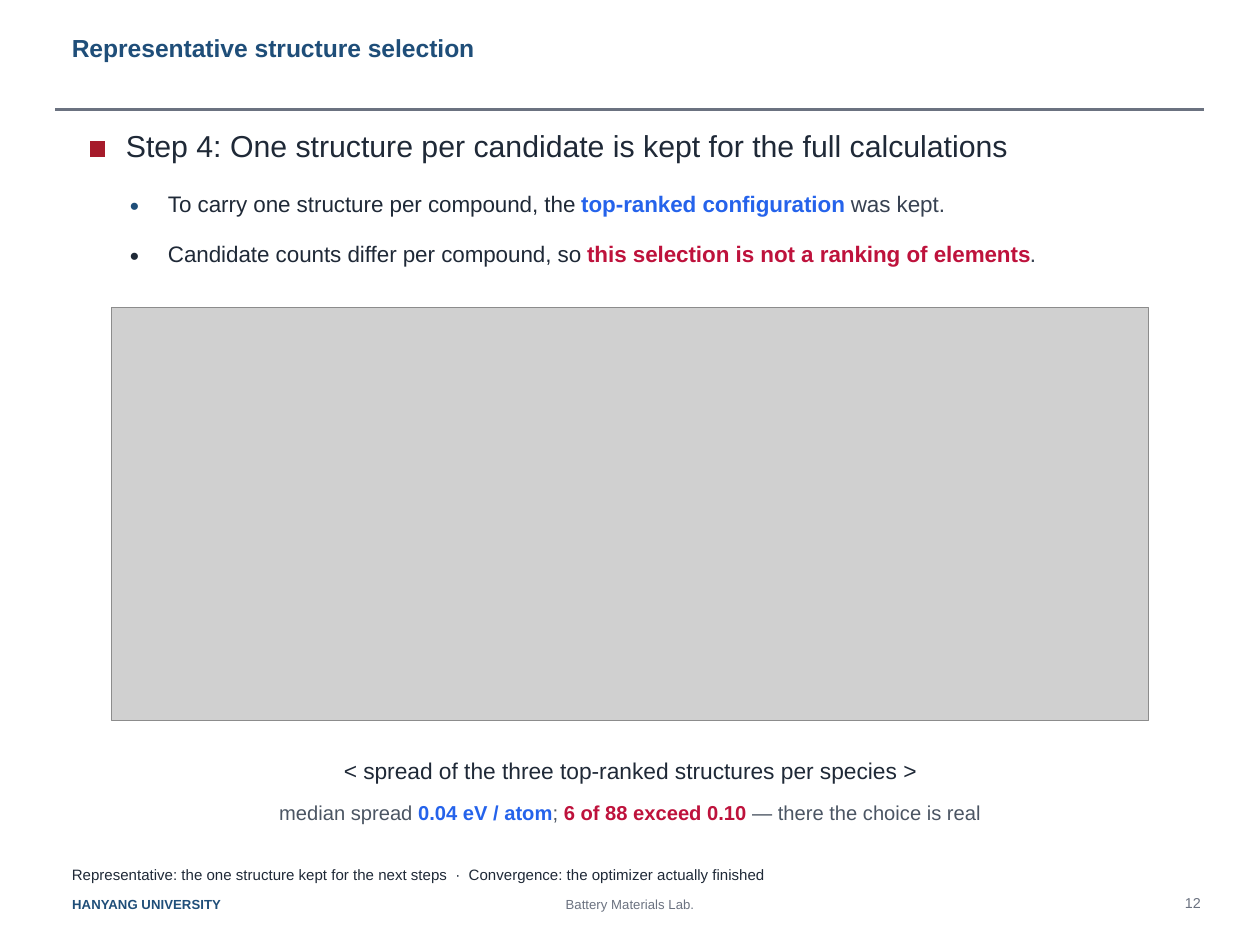
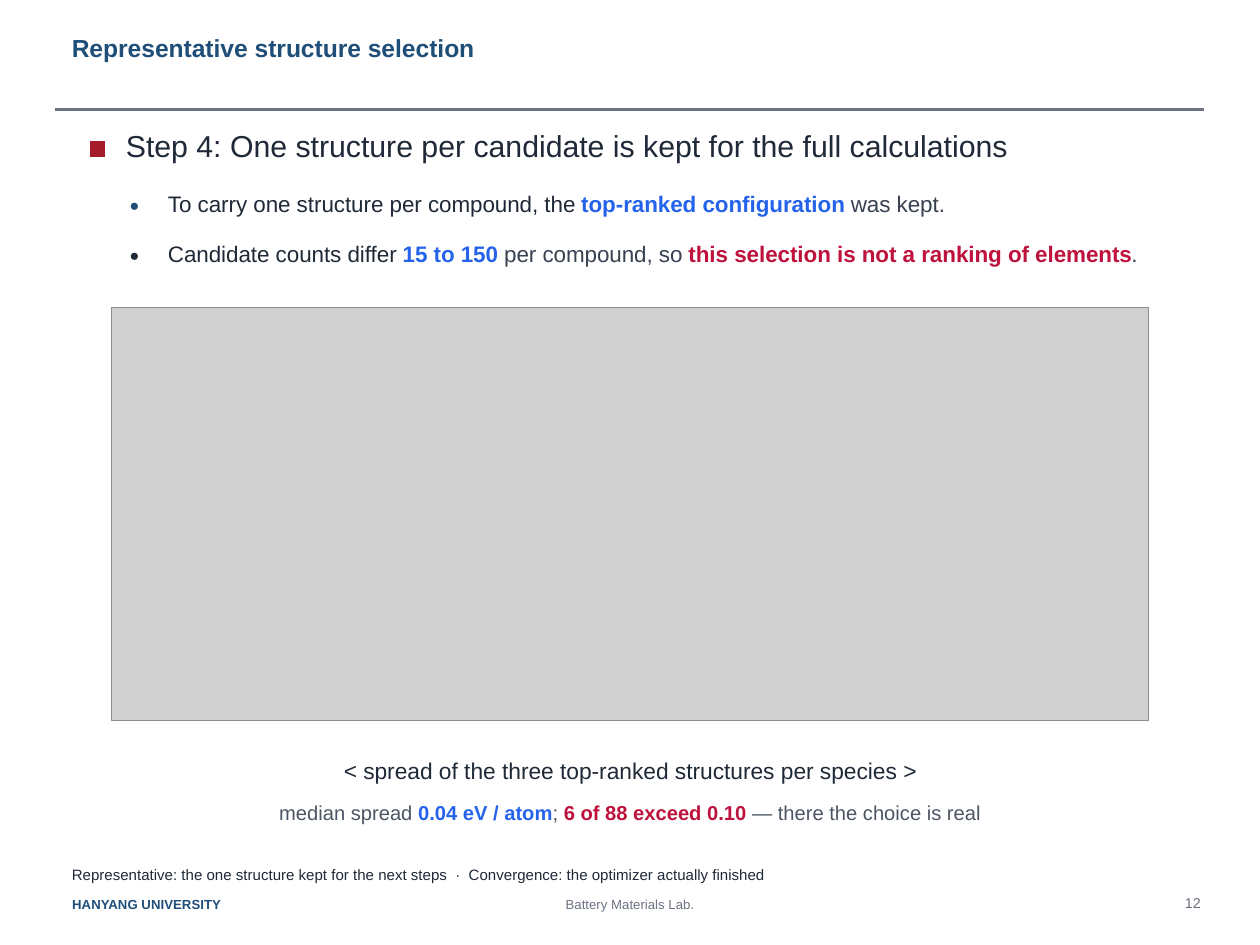
Before and after one commit to yonghoon7153-source/Yonghoon-DEM-DFT, a slide deck: slide 1 of docs/Slide12_representative_structure.pptx. Drawn at 1260x945 pixels with LibreOffice and Linux fonts; fonts in the diff are those of the drawing; grey boxes stand for pictures. Boxes give left, top, right and bottom in pixels: in the first picture for what was removed or moved away, otherwise in the second. Text is boxed around its words. In the diff, an @@ line names an element or a change of style, - is before the commit and + after.

```diff
--- a/docs/Slide12_representative_structure.pptx
+++ b/docs/Slide12_representative_structure.pptx
@@ text at [168,245,1137,267]: text changed; bold on @@
-Candidate counts differ per compound, so this selection is not a ranking of elements.
+Candidate counts differ 15 to 150 per compound, so this selection is not a ranking of elements.
```
